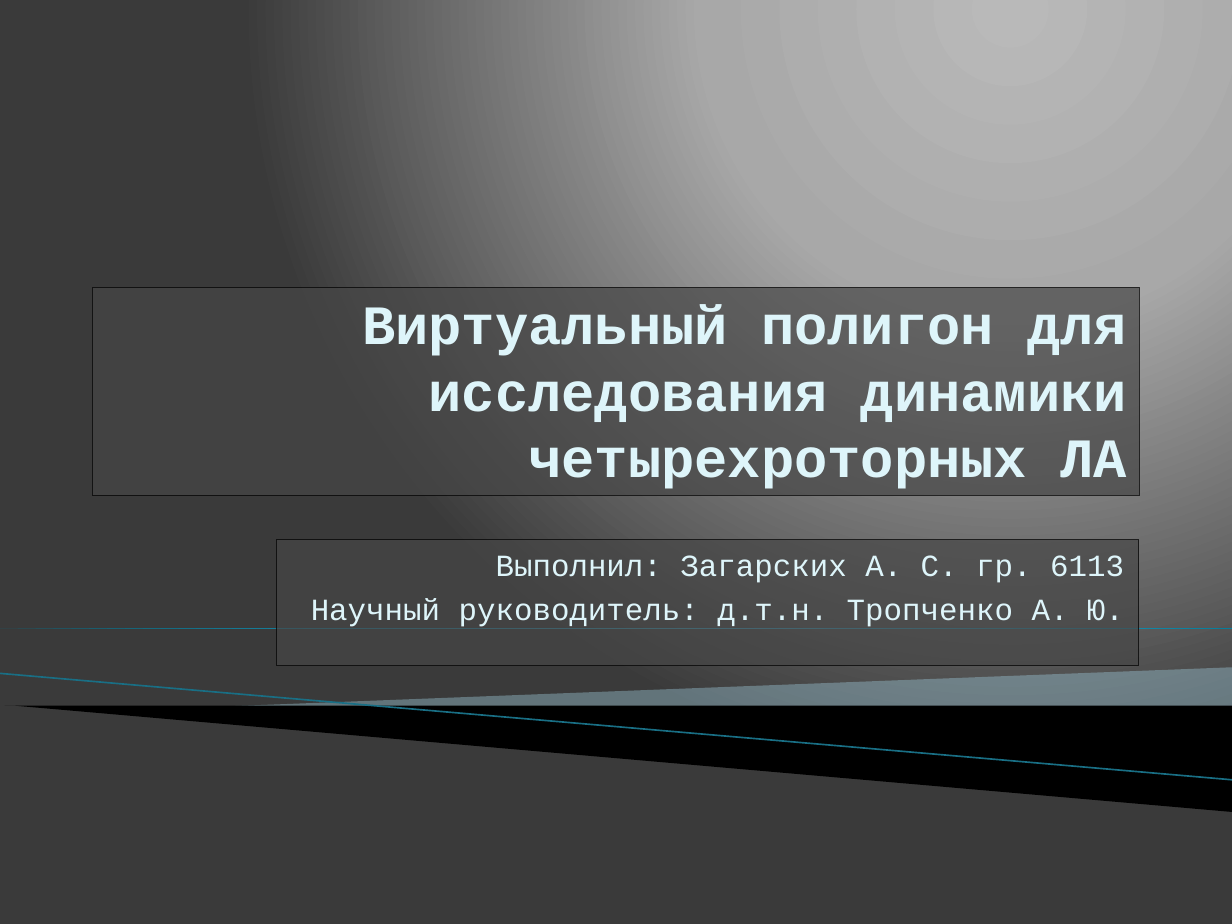
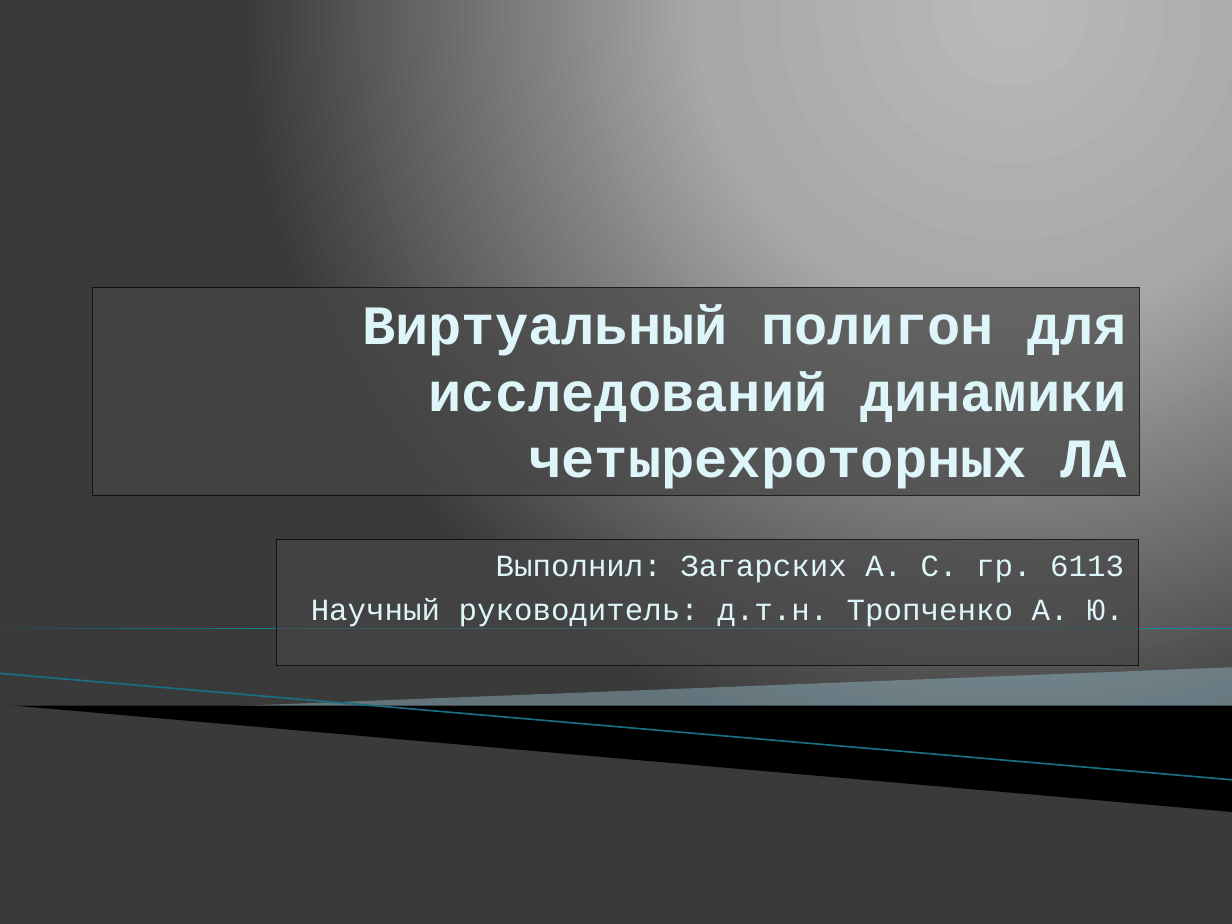
Before and after one commit to Jacobi20/quadro-xds, a slide deck: slide 1 of Docs/alazar_thesis/presentation.pptx. Drawn at 1232x924 pixels with LibreOffice and Linux fonts; fonts in the diff are those of the drawing; background and template pictures are left out. Boxes give left, top, right and bottom in pixels: in the first picture for what was removed or moved away, otherwise in the second. Text is boxed around its words. In the diff, an @@ line names an element or a change of style, - is before the commit and + after.

```diff
--- a/Docs/alazar_thesis/presentation.pptx
+++ b/Docs/alazar_thesis/presentation.pptx
@@ title at (362, 305, 1127, 489): text changed @@
-Виртуальный полигон для исследования динамики четырехроторных ЛА
+Виртуальный полигон для исследований динамики четырехроторных ЛА
```
